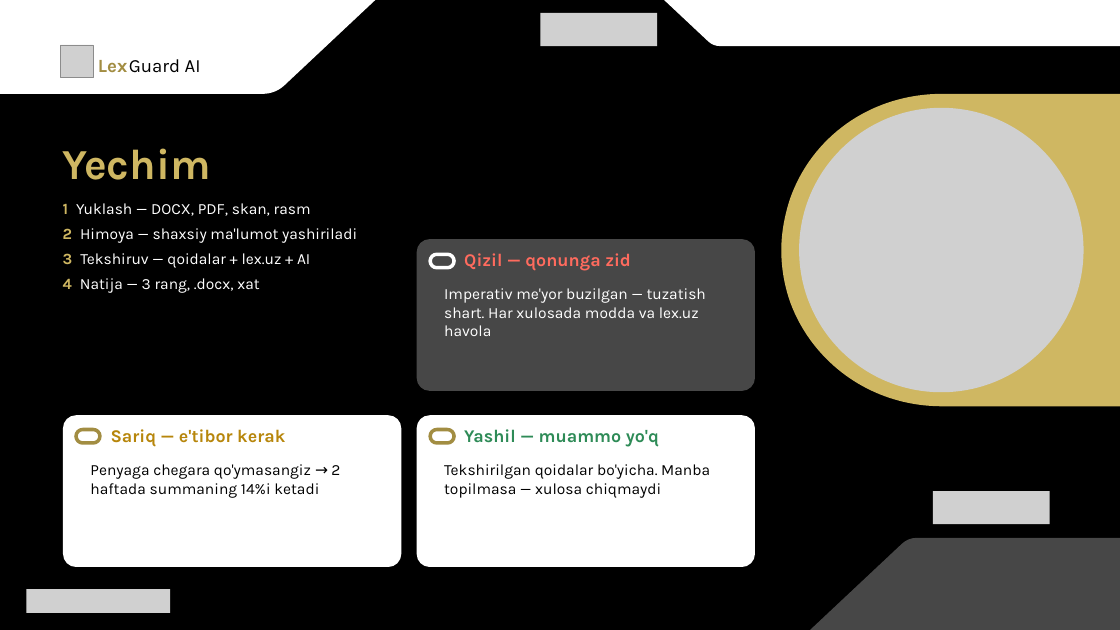
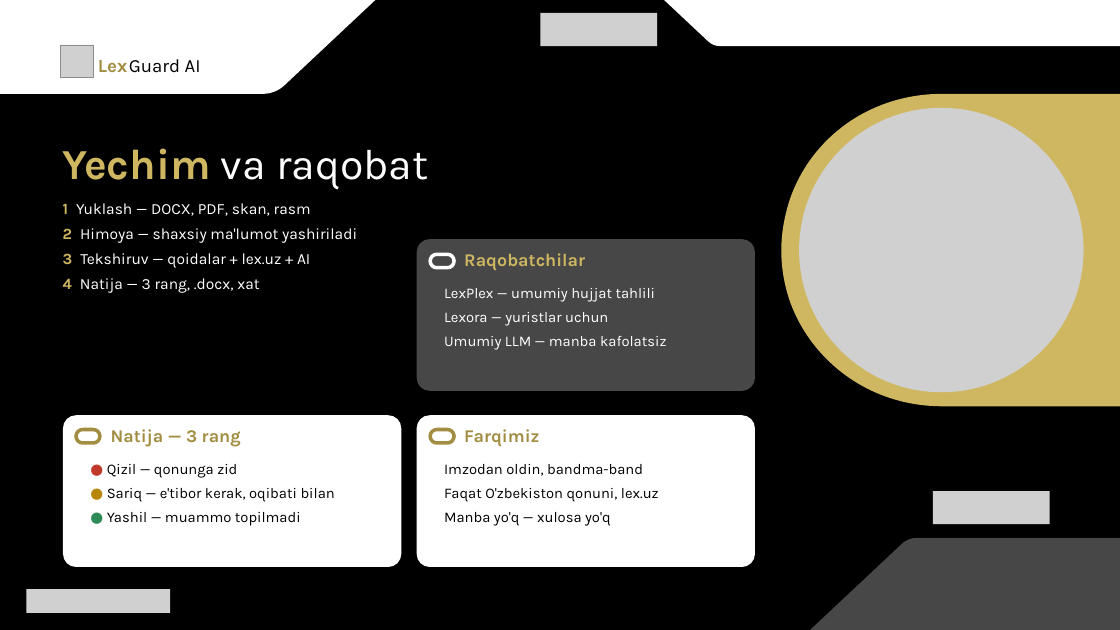
Before and after one commit to Vafoyev/LexHackaton_DNK_CODE, a slide deck: slide 5 of presentation/LexGuard-AI-Pitch.pptx. Drawn at 1120x630 pixels with LibreOffice and Linux fonts; fonts in the diff are those of the drawing; grey boxes stand for pictures. Boxes give left, top, right and bottom in pixels: in the first picture for what was removed or moved away, otherwise in the second. Text is boxed around its words. In the diff, an @@ line names an element or a change of style, - is before the commit and + after.

```diff
--- a/presentation/LexGuard-AI-Pitch.pptx
+++ b/presentation/LexGuard-AI-Pitch.pptx
@@ text at [63, 148, 428, 190]: text changed; text colour #CFB762 to #FFFFFF; bold off @@
-Yechim
+Yechim va raqobat
@@ text at [464, 253, 585, 271]: text changed; text colour #FF6B5E to #CFB762 @@
-Qizil — qonunga zid
+Raqobatchilar
@@ text at [444, 288, 666, 350]: text changed; size 20 to 19 pt @@
-Imperativ me'yor buzilgan — tuzatish shart. Har xulosada modda va lex.uz havola
+LexPlex — umumiy hujjat tahlili
+Lexora — yuristlar uchun
+Umumiy LLM — manba kafolatsiz
@@ text at [111, 429, 241, 447]: text changed; text colour #B7860B to #A28D42 @@
-Sariq — e'tibor kerak
+Natija — 3 rang
@@ text at [464, 429, 539, 447]: text changed; text colour #2E8B57 to #A28D42 @@
-Yashil — muammo yo'q
+Farqimiz
@@ text at [107, 464, 335, 526]: text changed; size 20 to 19 pt @@
-Penyaga chegara qo'ymasangiz → 2 haftada summaning 14%i ketadi
+● Qizil — qonunga zid
+● Sariq — e'tibor kerak, oqibati bilan
+● Yashil — muammo topilmadi
@@ text at [444, 464, 659, 526]: text changed; size 20 to 19 pt @@
-Tekshirilgan qoidalar bo'yicha. Manba topilmasa — xulosa chiqmaydi
+Imzodan oldin, bandma-band
+Faqat O'zbekiston qonuni, lex.uz
+Manba yo'q — xulosa yo'q
```
Also in this commit, not shown: 4 other slides changed, 3 slides removed, 2 other files.
